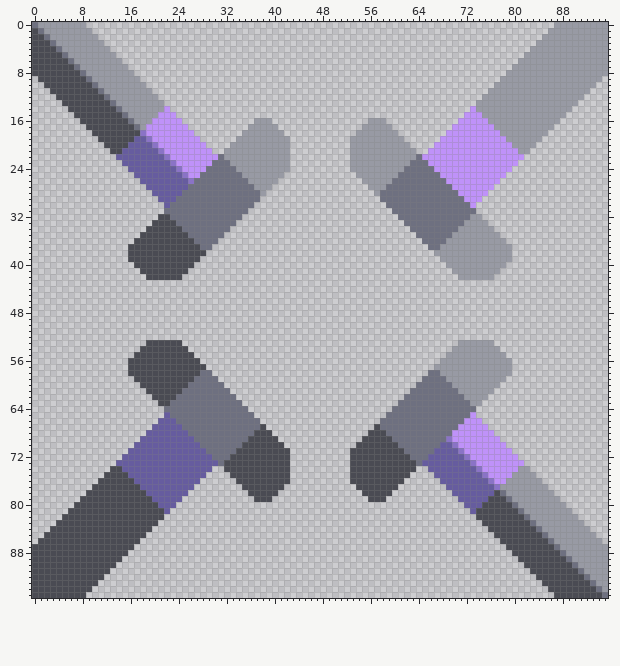
File history of a sprite sheet, core/assets-raw/sprites/blocks/units/ship-fabricator-top.png. The picture above is the old version.
The file is 96x96 pixels.
After:
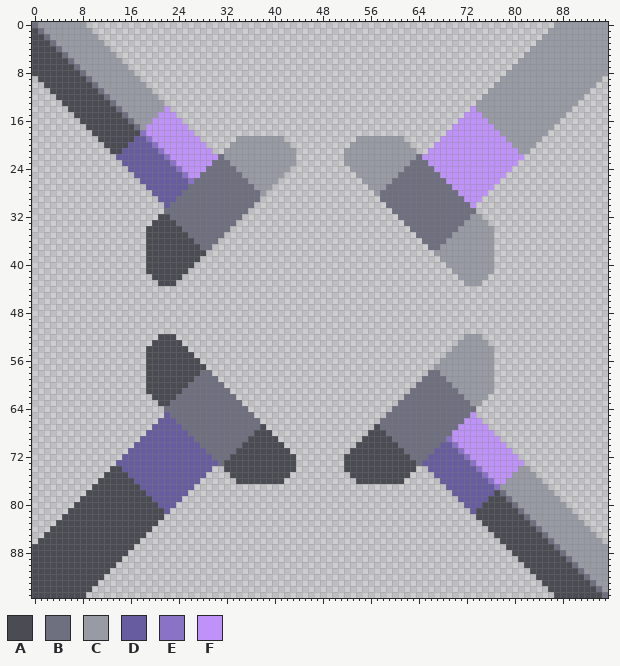
Palette (. is transparent): A #4a4b53  B #6e7080  C #989aa4  D #665c9f  E #8a73c6  F #bf92f9
The edit:
@@ x 33..62 @@
 15 ..............................
-16 ....CCC................CCC....
-17 ...CCCCC..............CCCCC...
-18 ..CCCCCCC............CCCCCCC..
-19 .CCCCCCCCC..........CCCCCCCCC.
+16 ..............................
+17 ..............................
+18 ..............................
+19 .CCCCCCCC............CCCCCCCC.
 20 CCCCCCCCCC..........CCCCCCCCCC
-21 CCCCCCCCCC..........CCCCCCCCCC
-22 CCCCCCCCCC..........CCCCCCCCCC
-23 CCCCCCCCCC..........CCCCCCCCCC
+21 CCCCCCCCCCC........CCCCCCCCCCC
+22 CCCCCCCCCCC........CCCCCCCCCCC
+23 CCCCCCCCCCC........CCCCCCCCCCC
 24 BCCCCCCCCC..........CCCCCCCCCB
@@ x 0..95 @@
 34 ...................AAAAAABBBBBBBB..............................BBBBBBBBCCCCCC...................
-35 ..................AAAAAAAABBBBBB................................BBBBBBCCCCCCCC..................
-36 .................AAAAAAAAAABBBB..................................BBBBCCCCCCCCCC.................
-37 ................AAAAAAAAAAAABB....................................BBCCCCCCCCCCCC................
-38 ................AAAAAAAAAAAAA......................................CCCCCCCCCCCCC................
-39 ................AAAAAAAAAAAA........................................CCCCCCCCCCCC................
-40 .................AAAAAAAAAA..........................................CCCCCCCCCC.................
-41 ..................AAAAAAAA............................................CCCCCCCC..................
-42 ...................AAAAAA..............................................CCCCCC...................
-43 ................................................................................................
+35 ...................AAAAAAABBBBBB................................BBBBBBCCCCCCC...................
+36 ...................AAAAAAAABBBB..................................BBBBCCCCCCCC...................
+37 ...................AAAAAAAAABB....................................BBCCCCCCCCC...................
+38 ...................AAAAAAAAAA......................................CCCCCCCCCC...................
+39 ...................AAAAAAAAA........................................CCCCCCCCC...................
+40 ...................AAAAAAAA..........................................CCCCCCCC...................
+41 ...................AAAAAAA............................................CCCCCCC...................
+42 ....................AAAAA..............................................CCCCC....................
+43 .....................AAA................................................CCC.....................
 44 ................................................................................................
@@ x 0..95 @@
 51 ................................................................................................
-52 ................................................................................................
-53 ...................AAAAAA..............................................CCCCCC...................
-54 ..................AAAAAAAA............................................CCCCCCCC..................
-55 .................AAAAAAAAAA..........................................CCCCCCCCCC.................
-56 ................AAAAAAAAAAAA........................................CCCCCCCCCCCC................
-57 ................AAAAAAAAAAAAA......................................CCCCCCCCCCCCC................
-58 ................AAAAAAAAAAAABB....................................BBCCCCCCCCCCCC................
-59 .................AAAAAAAAAABBBB..................................BBBBCCCCCCCCCC.................
-60 ..................AAAAAAAABBBBBB................................BBBBBBCCCCCCCC..................
+52 .....................AAA................................................CCC.....................
+53 ....................AAAAA..............................................CCCCC....................
+54 ...................AAAAAAA............................................CCCCCCC...................
+55 ...................AAAAAAAA..........................................CCCCCCCC...................
+56 ...................AAAAAAAAA........................................CCCCCCCCC...................
+57 ...................AAAAAAAAAA......................................CCCCCCCCCC...................
+58 ...................AAAAAAAAABB....................................BBCCCCCCCCC...................
+59 ...................AAAAAAAABBBB..................................BBBBCCCCCCCC...................
+60 ...................AAAAAAABBBBBB................................BBBBBBCCCCCCC...................
 61 ...................AAAAAABBBBBBBB..............................BBBBBBBBCCCCCC...................
@@ x 33..62 @@
 71 BAAAAAAAAA..........AAAAAAAAAB
-72 AAAAAAAAAA..........AAAAAAAAAA
-73 AAAAAAAAAA..........AAAAAAAAAA
-74 AAAAAAAAAA..........AAAAAAAAAA
+72 AAAAAAAAAAA........AAAAAAAAAAA
+73 AAAAAAAAAAA........AAAAAAAAAAA
+74 AAAAAAAAAAA........AAAAAAAAAAA
 75 AAAAAAAAAA..........AAAAAAAAAA
-76 .AAAAAAAAA..........AAAAAAAAA.
-77 ..AAAAAAA............AAAAAAA..
-78 ...AAAAA..............AAAAA...
-79 ....AAA................AAA....
+76 .AAAAAAAA............AAAAAAAA.
+77 ..............................
+78 ..............................
+79 ..............................
 80 ..............................
